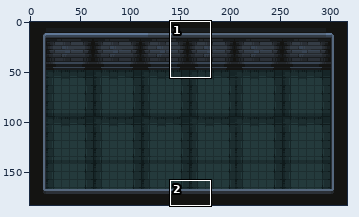
Two versions of one pixel-art file, Rougelike_Bullethell_Dungeon_Crawler/World/Rooms/room.aseprite. Above, an overview of the earlier version with the close-up marked.
Close-up. Before the commit:
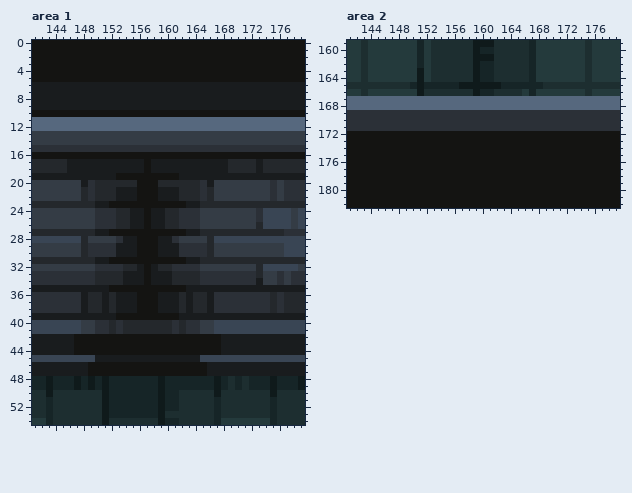
317x183 pixels, 1 frame. Shown: area 1: x 141..179, y 0..54; area 2: x 141..179, y 159..182.
Now the later version:
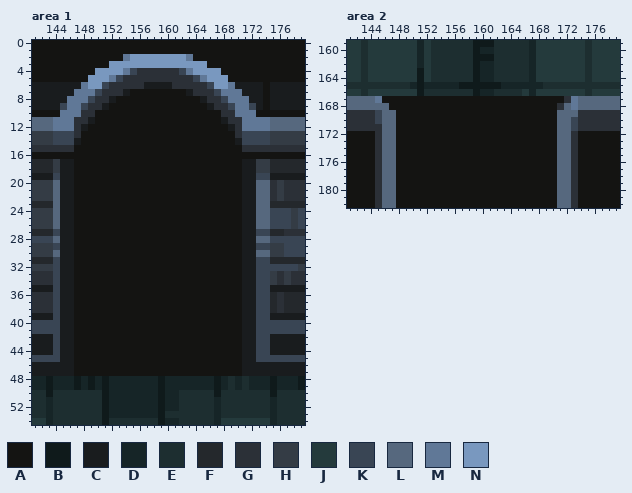
Palette (. is transparent): A #141412  B #0f1a1b  C #191c1e  D #162527  E #1d2e30  F #24282c  G #2b3037  H #343c45  J #243a3c  K #394554  L #56687e  M #607897  N #7998bf
The edit:
Area 1:
y 2: x 154..163 AAAAAAAAAA -> MNNNNNNNNM
y 3: x 152..165 AAAAAAAAAAAAAA -> NNNNNNNNNNNNNN
y 4: x 150..167 AAAAAAAAAAAAAAAAAA -> NNNNMKGGGGGGKMNNNN
y 5: x 149..168 AAAAAAAAAAAAAAAAAAAA -> NNNMKGGGGGGGGGGKMNNN
y 6: x 148..156 CCCCCCCCC -> MNNKGGGGG; x 161..169 CCCCCCCCC -> GGGGGKNNM; x 174 C -> A
y 7: x 147..153 CCCCCCC -> MMMKGGG; x 155..162 CCCCCCCC -> AAAAAAAA; x 164..170 CCCCCCC -> GGGKMMM; x 174 C -> A
y 8: x 146..151 CCCCCC -> MMMKGG; x 153..164 CCCCCCCCCCCC -> AAAAAAAAAAAA; x 166..171 CCCCCC -> GGKMMM; x 174 C -> A
y 9: x 145..150 CCCCCC -> KMMKGG; x 152..165 CCCCCCCCCCCCCC -> AAAAAAAAAAAAAA; x 167..172 CCCCCC -> GGKMMK; x 174 C -> A
y 10: x 145..149 AAAAA -> MMMGG; x 168..172 AAAAA -> GGMMM
y 11: x 144..174 LLLLLLLLLLLLLLLLLLLLLLLLLLLLLLL -> MMMGGCAAAAAAAAAAAAAAAAAACGGMMMM
y 12: x 144..174 LLLLLLLLLLLLLLLLLLLLLLLLLLLLLLL -> MMMGCAAAAAAAAAAAAAAAAAAAACGMMMM
y 13: x 144..174 HHHHHHHHHHHHHHHHHHHHHHHHHHHHHHH -> KKKGAAAAAAAAAAAAAAAAAAAAAAGKKKK
y 14: x 144..174 HHHHHHHHHHHHHHHHHHHHHHHHHHHHHHH -> KKKCAAAAAAAAAAAAAAAAAAAAAACKKKK
y 15: x 147..170 GGGGGGGGGGGGGGGGGGGGGGGG -> AAAAAAAAAAAAAAAAAAAAAAAA
y 17..18: x 144..145 FF -> HC; x 147..156 CCCCCCCCCC -> AAAAAAAAAA; x 158..174 CCCCCCCCCCCFFFFCF -> AAAAAAAAAAAAACCHH
y 19: x 144 C -> K; x 147..152 CCCCCC -> AAAAAA; x 162..170 CCCCCCCCC -> AAAAAAAAA; x 173..174 CC -> KK
y 20: x 144..155 HHHHCGFFFFFF -> LCCAAAAAAAAA; x 159..174 FFFFFFGCHHHHHHHH -> AAAAAAAAAAAACCLL
y 21..22: x 144..155 HHHHFGFFFCCC -> LCCAAAAAAAAA; x 159..174 CCCFFFGFHHHHHHHH -> AAAAAAAAAAAACCLL
y 23: x 144..151 FFFFFFCC -> LCCAAAAA; x 163..174 CCFFFFFFFFFF -> AAAAAAAACCLL
y 24..25: x 144..156 HHHHHHGGGFFCC -> LCCAAAAAAAAAA; x 158..174 CCFFGGGHHHHHHHHGK -> AAAAAAAAAAAAACCLL
y 26: x 144..156 HHHHHHGGGFFCC -> LCCAAAAAAAAAA; x 158..174 CCFFGGGHHHHHHHHFK -> AAAAAAAAAAAAACCLL
y 27: x 144..151 FFFFFFCC -> KCCAAAAA; x 163..174 CCFFFFFFFFFF -> AAAAAAAACCKK
y 28: x 144..155 KKKKFHHHHGCC -> LCCAAAAAAAAA; x 159..174 CCGHHHHFKKKKKKKK -> AAAAAAAAAAAACCLL
y 29: x 144..155 HHHHFGGGGCCC -> KCCAAAAAAAAA; x 159..174 CCCGGGGFHHHHHHHH -> AAAAAAAAAAAACCKK
y 30: x 144..155 HHHHFGGGGCCC -> LCCAAAAAAAAA; x 159..174 CCCGGGGFHHHHHHHH -> AAAAAAAAAAAACCLL
y 31: x 144..151 FFFFFFCC -> KCCAAAAA; x 163..174 CCFFFFFFFFFF -> AAAAAAAACCKK
y 32: x 144..156 HHHHHHGGGGFFC -> KCCAAAAAAAAAA; x 158..173 CFFGGGGHHHHHHHHF -> AAAAAAAAAAAAACCK
y 33: x 144..156 GGGGGGFFFFCCC -> KCCAAAAAAAAAA; x 158..174 CCCFFFFGGGGGGGGFH -> AAAAAAAAAAAAACCKK
y 34: x 144..156 GGGGGGFFFFCCC -> KCCAAAAAAAAAA; x 158..174 CCCFFFFGGGGGGGGCH -> AAAAAAAAAAAAACCKK
y 35: x 144 C -> K; x 147..151 CCCCC -> AAAAA; x 163..170 CCCCCCCC -> AAAAAAAA; x 173..174 CC -> KK
y 36..38: x 144..155 GGGGCFFCFCCC -> KCCAAAAAAAAA; x 159..174 CCCFCFFCGGGGGGGG -> AAAAAAAAAAAACCKK
y 39: x 144 C -> K; x 147..152 CCCCCC -> AAAAAA; x 162..170 CCCCCCCCC -> AAAAAAAAA; x 173..174 CC -> KK
y 40..41: x 145..172 KKKHHGGFGFFFFFFFGFGGHHKKKKKK -> CCAAAAAAAAAAAAAAAAAAAAAAAACC
y 42..44: x 144 C -> K; x 168..170 CCC -> AAA; x 173..174 CC -> KK
y 45: x 145..172 KKKKKCCCCCCCCCCCCCCCKKKKKKKK -> CCAAAAAAAAAAAAAAAAAAAAAAAACC
y 46..47: x 147..148 CC -> AA; x 166..170 CCCCC -> AAAAA
Area 2:
y 167: x 145..173 LLLLLLLLLLLLLLLLLLLLLLLLLLLLL -> MAAAAAAAAAAAAAAAAAAAAAAAAAAGM
y 168: x 147..171 LLLLLLLLLLLLLLLLLLLLLLLLL -> AAAAAAAAAAAAAAAAAAAAAAAAG; x 173 L -> M
y 169: x 145..173 GGGGGGGGGGGGGGGGGGGGGGGGGGGGG -> KLLAAAAAAAAAAAAAAAAAAAAAAALLL
y 170: x 145..173 GGGGGGGGGGGGGGGGGGGGGGGGGGGGG -> KLLAAAAAAAAAAAAAAAAAAAAAAALLK
y 171: x 146..173 GGGGGGGGGGGGGGGGGGGGGGGGGGGG -> LLAAAAAAAAAAAAAAAAAAAAAAALLK
y 172..182: x 145..147 AAA -> GLL; x 171..173 AAA -> LLG
